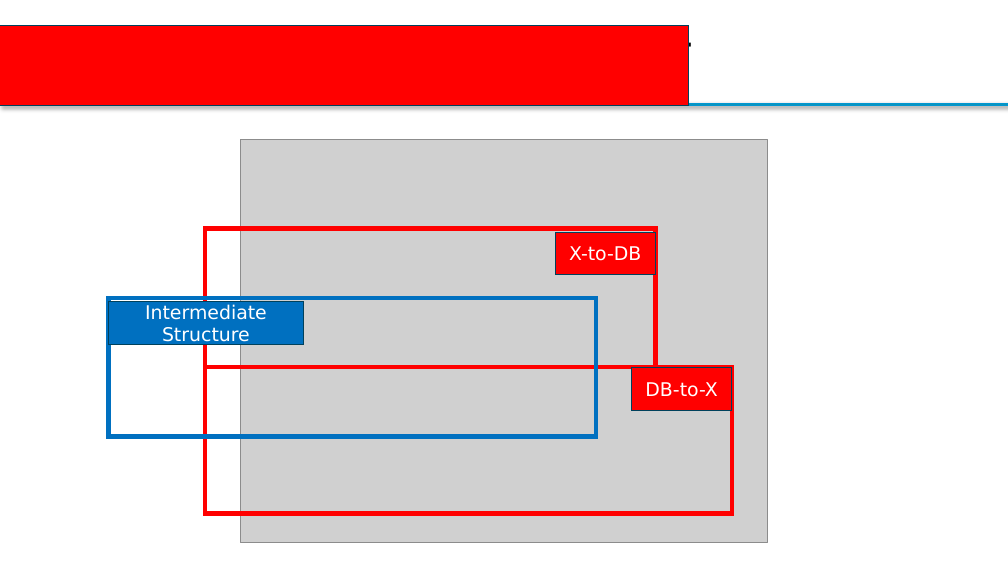
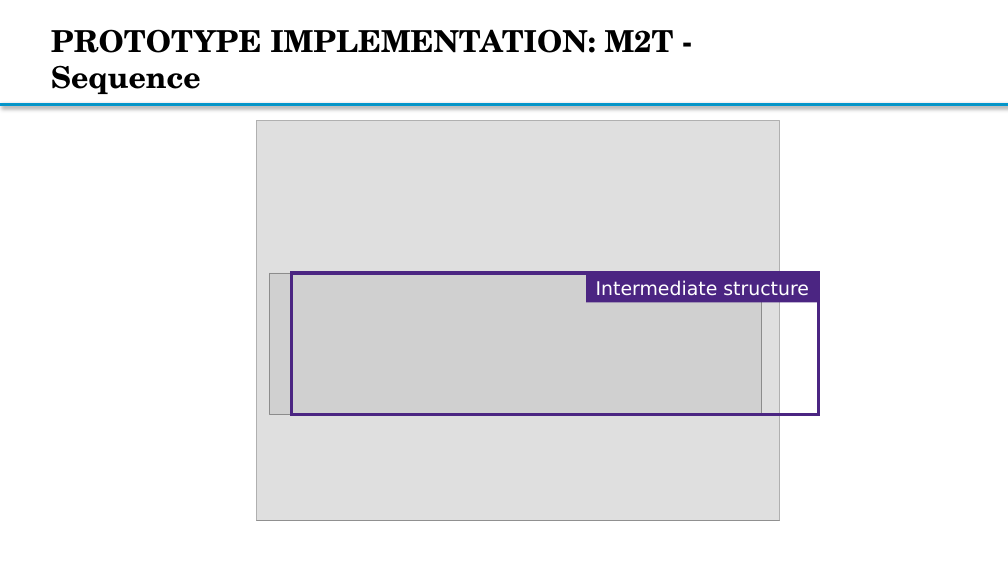
Before and after one commit to Bimi1804/BiT-ReNU, a slide deck: slide 29 of MasterThesis_Presentation2_MarkusBimassl.pptx (slide 19 before the commit). Drawn at 1008x567 pixels with LibreOffice and Linux fonts; fonts in the diff are those of the drawing; grey boxes stand for pictures; background and template pictures are left out. Boxes give left, top, right and bottom in pixels: in the first picture for what was removed or moved away, otherwise in the second. Text is boxed around its words. In the diff, an @@ line names an element or a change of style, - is before the commit and + after.

```diff
--- a/MasterThesis_Presentation2_MarkusBimassl.pptx
+++ b/MasterThesis_Presentation2_MarkusBimassl.pptx
@@ rectangle removed at bbox=[0, 26, 689, 105] @@
@@ rectangle added at bbox=[189, 113, 809, 520], fill #FFFFFF at 32% opacity @@
@@ picture: place and size @@
-picture at bbox=[240, 140, 768, 543]
+picture at bbox=[256, 120, 780, 520]
@@ rectangle removed at bbox=[205, 229, 656, 368] @@
@@ rectangle removed at bbox=[555, 232, 656, 275] @@
-X-to-DB
@@ rectangle removed at bbox=[108, 298, 596, 436] @@
@@ picture added at bbox=[269, 273, 761, 414] @@
@@ rectangle: place and size @@
-rectangle at bbox=[205, 368, 732, 513]
+rectangle at bbox=[292, 273, 819, 414]
@@ rectangle at bbox=[292, 273, 819, 414]: outline #FF0000 4.5 pt to #4B2582 3 pt @@
@@ rectangle "Intermediate structure": place and size @@
-rectangle "Intermediate structure" at bbox=[108, 302, 303, 345]
+rectangle "Intermediate structure" at bbox=[586, 273, 818, 302]
@@ rectangle "Intermediate structure" at bbox=[586, 273, 818, 302]: fill #0070C0 to #4B2582; outline #00425C 1 pt to none @@
@@ text in rectangle at bbox=[596, 280, 809, 296]: text changed @@
-Intermediate Structure
+Intermediate structure
@@ rectangle removed at bbox=[631, 368, 732, 411] @@
-DB-to-X
```
Also in this commit, not shown: 6 other slides changed, 15 slides added.
